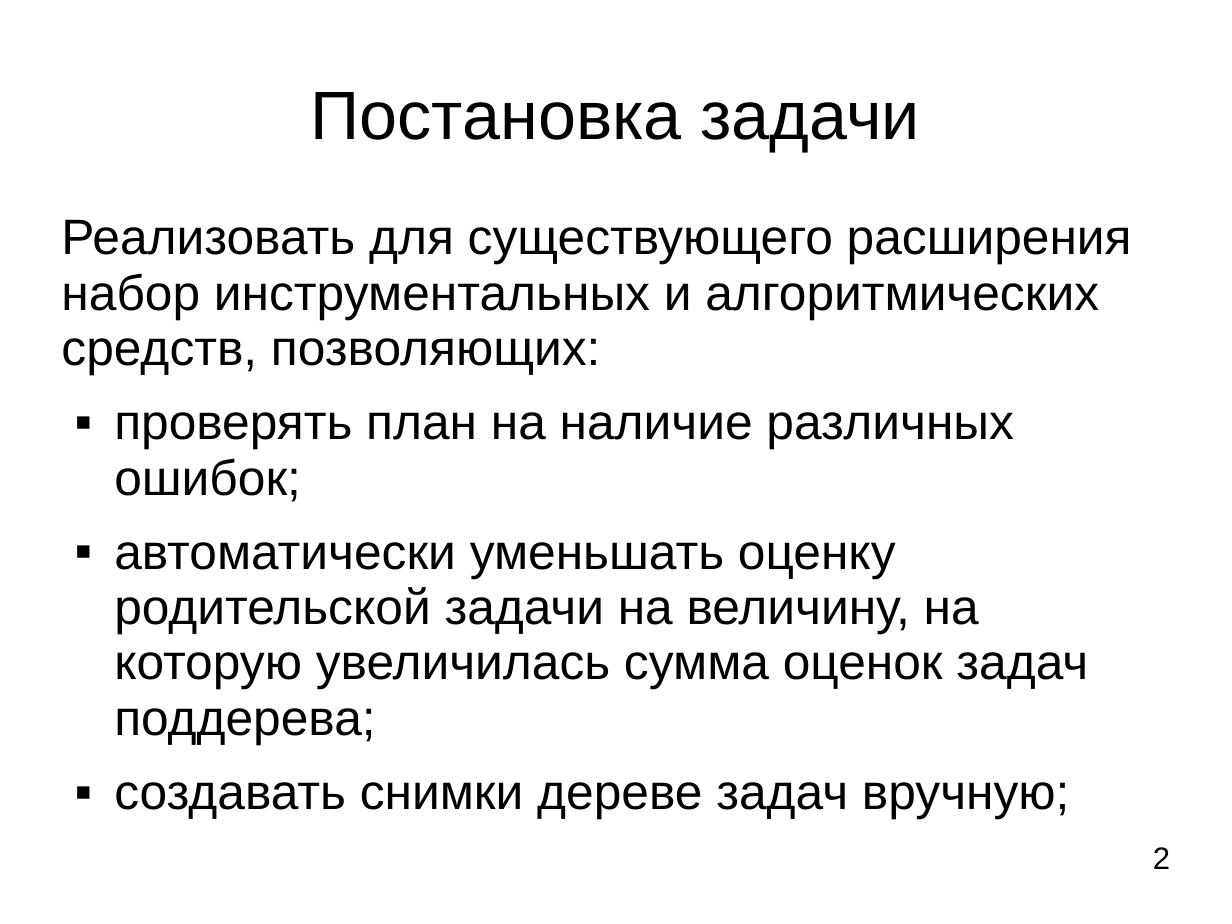
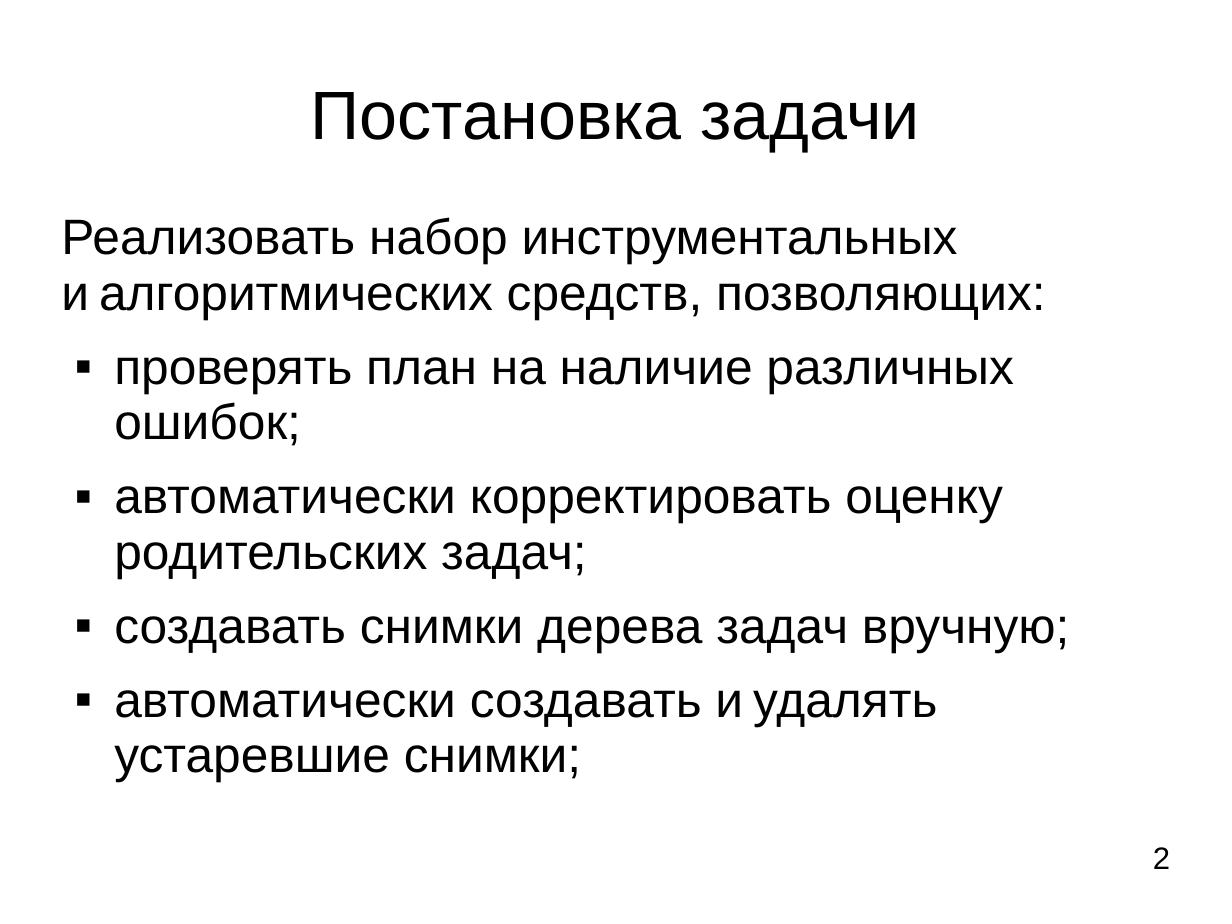
Before and after one commit to LilyTs/Diplom, a slide deck: slide 2 of Цаплина_(Дипломная).ppt. Drawn at 1232x924 pixels with LibreOffice and Linux fonts; fonts in the diff are those of the drawing. Boxes give left, top, right and bottom in pixels: in the first picture for what was removed or moved away, otherwise in the second. Text is boxed around its words. In the diff, an @@ line names an element or a change of style, - is before the commit and + after.

```diff
--- a/Цаплина_(Дипломная).ppt
+++ b/Цаплина_(Дипломная).ppt
@@ text at (61, 217, 1045, 319): text changed @@
-Реализовать для существующего расширения набор инструментальных и алгоритмических средств, позволяющих:
+Реализовать набор инструментальных и алгоритмических средств, позволяющих:
@@ text at (114, 486, 1069, 782): text changed @@
-▪ автоматически уменьшать оценку родительской задачи на величину, на которую увеличилась сумма оценок задач поддерева;
-▪ создавать снимки дереве задач вручную;
+▪ автоматически корректировать оценку родительских задач;
+▪ создавать снимки дерева задач вручную;
+▪ автоматически создавать и удалять устаревшие снимки;
```
Also in this commit, not shown: 4 other slides changed, 4 slides added, 14 slides removed, 4 other files.
